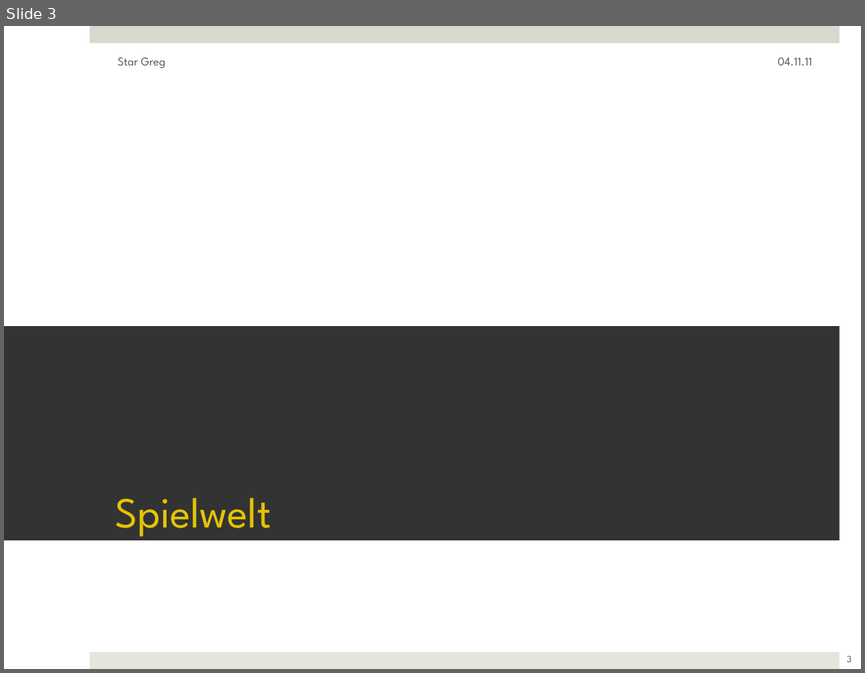
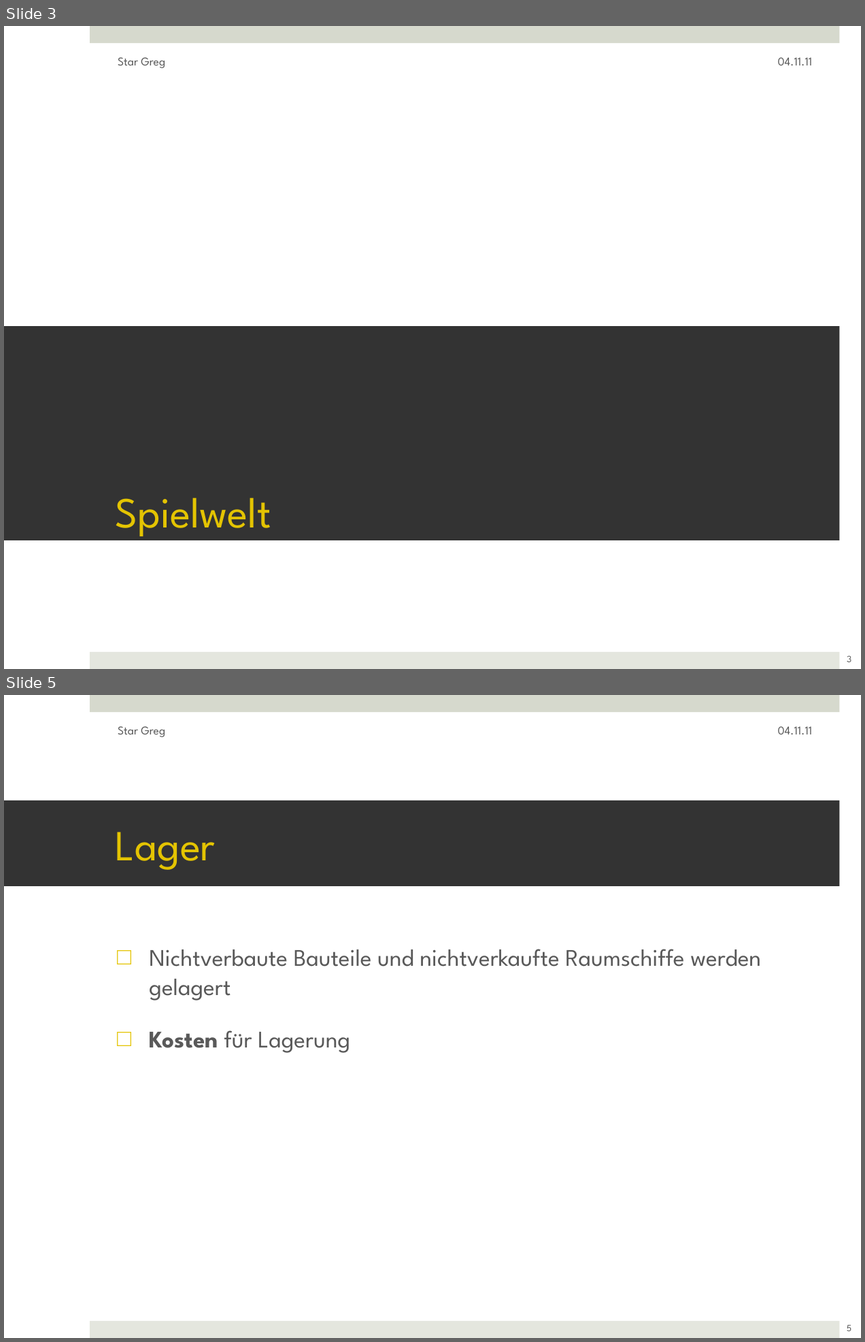
Before and after one commit to ftes/stargreg, a slide deck: 70 Praesentation/50 StarGreg Finish.pptx. Shown one above the other, each under a label of ours: slide 3 before the commit, slides 3 and 5 after it; the slides between them are not shown. The pictures are 865x673 and 865x1342 pixels, drawn with LibreOffice and Linux fonts; fonts in the diff are those of the drawing. Boxes give left, top, right and bottom in pixels: in the first picture for what was removed or moved away, otherwise in the second. Text is boxed around its words. In the diff, an @@ line names an element or a change of style, - is before the commit and + after.

```diff
--- a/70 Praesentation/50 StarGreg Finish.pptx
+++ b/70 Praesentation/50 StarGreg Finish.pptx
@@ slide 5 added at (4,695,861,1338), background #FFFFFF; not listed: 2 template elements that a slide beside it also shows @@
@@ text added at (118,726,165,737), 10 pt, text #595959 @@
+Star Greg
@@ text added at (778,726,813,734), 10 pt, text #595959 @@
+04.11.11
@@ title added at (4,800,839,886), fill #333333, 36 pt, text #E4C402 @@
+Lager
@@ text added at (149,949,761,1053), 20 pt, text #595959 @@
+□ Nichtverbaute Bauteile und nichtverkaufte Raumschiffe werden gelagert
+□ Kosten für Lagerung
@@ page number added at (847,1325,851,1331), 8 pt, text #595959 @@
+5
```
Also in this commit, not shown: 9 slides changed, 4 other slides added, 1 slide removed.
